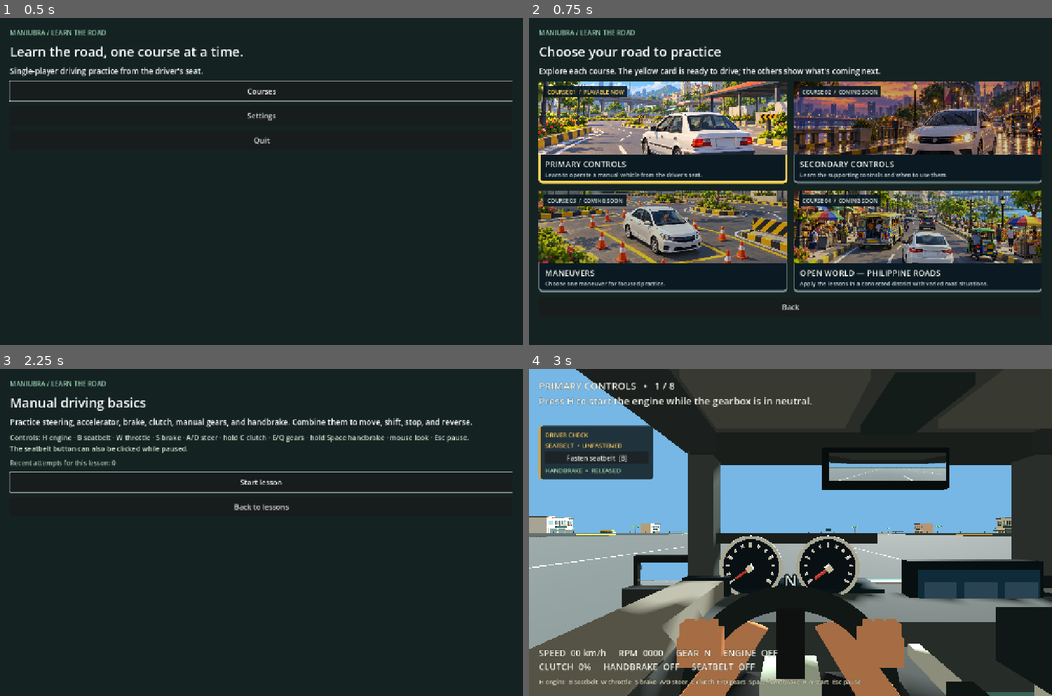
Above: before the commit, frames 1-4 (two rows, left to right).
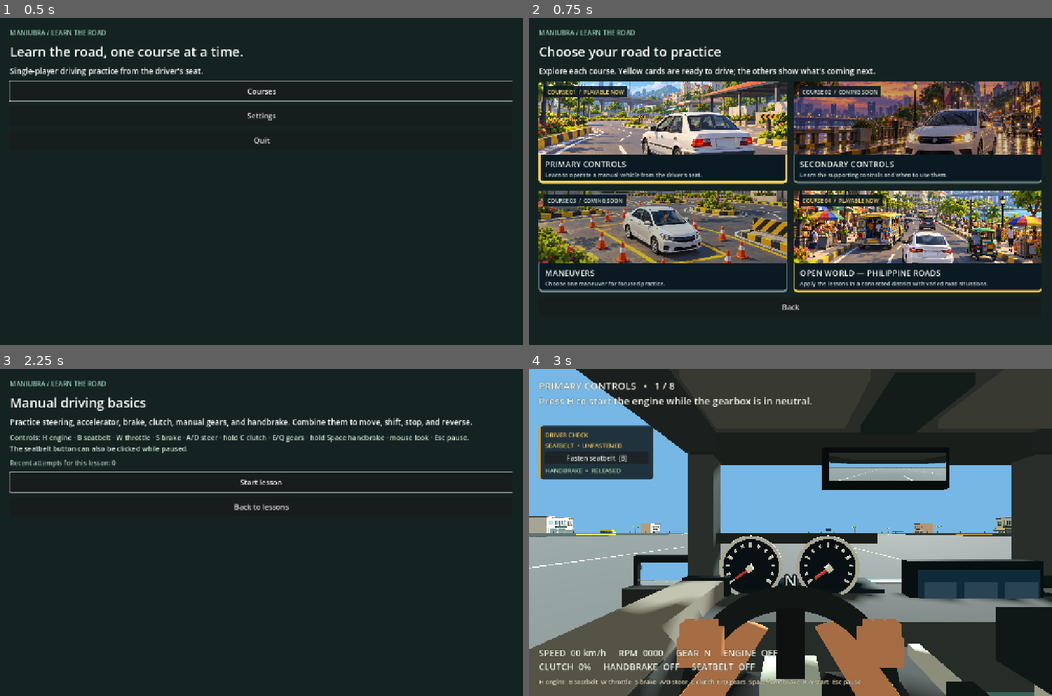
Above: after the commit, the same moments.

Repository: IamDalemark/maniubra-prototype
Game: Godot game, scene res://scenes/app.tscn
The game is run twice, just before and just after one commit, with the same random seed, the same clock (stepped at 60 frames per second) and the same inputs. Sound files missing from this copy of the repository are replaced by a short silence.
Inputs (mouse positions are in pixels of both pictures, inside the frame that each line leads up to):
- Up to frame 1 (0.5 s): no input
- Up to frame 2 (0.75 s): click "Courses" at 0.5 s
- Up to frame 3 (2.25 s): click (135, 483) at 1.27 s; click (135, 480) at 2 s
- Up to frame 4 (3 s): click "Start lesson" at 2.75 s

Frame 1 is identical in both runs. In frame 2, 7.2% of the frame differs, in the area x 17-98%, y 15-84%; in frame 3, less than 0.1%; in frame 4, nothing differs.

Commit message:
Add playable Iloilo district and optional Molo destination

Diff:
--- /dev/null
+++ b/scenes/lessons/open_world.tscn
@@ -0,0 +1,6 @@
+[gd_scene load_steps=2 format=3]
+
+[ext_resource type="Script" path="res://scripts/open_world.gd" id="1_session"]
+
+[node name="OpenWorld" type="Node3D"]
+script = ExtResource("1_session")
--- /dev/null
+++ b/scenes/world/iloilo_district.tscn
@@ -0,0 +1,6 @@
+[gd_scene load_steps=2 format=3]
+
+[ext_resource type="Script" path="res://scripts/world/iloilo_district.gd" id="1_world"]
+
+[node name="IloiloDistrict" type="Node3D"]
+script = ExtResource("1_world")
--- a/scripts/app.gd
+++ b/scripts/app.gd
@@ -30,7 +30,7 @@
 	"merging": "Choose a gap and join traffic smoothly.",
 	"overtaking": "Read markings before you pass.",
 	"lane_positioning": "Hold an appropriate place in the lane.",
-	"philippine_roads": "Anticipate varied Philippine road hazards.",
+	"philippine_roads": "Explore Iloilo-inspired streets at your own pace.",
 }
 
 var _content: VBoxContainer
@@ -137,7 +137,7 @@
 
 
 func _show_courses() -> void:
-	_clear_page("courses", "Choose your road to practice", "Explore each course. The yellow card is ready to drive; the others show what's coming next.")
+	_clear_page("courses", "Choose your road to practice", "Explore each course. Yellow cards are ready to drive; the others show what's coming next.")
 	var grid := _selection_grid(2)
 	var first: Button = null
 	var attempts := AttemptStore.load_attempts()
@@ -299,6 +299,8 @@
 		_add_button("Start lesson — coming soon", func(): pass).disabled = true
 	else:
 		_add_text("Controls: H engine · B seatbelt · W throttle · S brake · A/D steer · hold C clutch · E/Q gears · hold Space handbrake · mouse look · Esc pause.\nThe seatbelt button can also be clicked while paused.", 17, Color("d4e7d6"))
+		if _course_id == "open_world":
+			_add_text("Molo Plaza appears as an optional venue name while you drive. Find it using the streets and signs; stop in its painted bay for a badge. You can explore for as long as you like and end the drive from pause.", 17, Color("f5d47d"))
 		var previous := AttemptStore.load_attempts()
 		var same_count := 0
 		for attempt in previous:
@@ -355,8 +357,11 @@
 
 func _show_result(saved: bool) -> void:
 	_clear_page("result", "Drive complete", _last_result.get("feedback", ""))
-	var steps: int = int(_last_result.get("step_count", 8))
-	_add_text("%d / %d STEPS COMPLETE     •     %.1f SECONDS     •     %d REJECTED SHIFTS     •     %d STALLS" % [steps, steps, _last_result.get("elapsed_seconds", 0.0), _last_result.get("shift_errors", 0), _last_result.get("stall_count", 0)], 18, Color("f5c548"))
+	if _last_result.get("course_id") == "open_world":
+		_add_text("%.1f SECONDS EXPLORED     •     %s     •     %d STALLS" % [_last_result.get("elapsed_seconds", 0.0), "MOLO EXPLORER BADGE" if _last_result.get("destination_reached") else "DESTINATION OPTIONAL", _last_result.get("stall_count", 0)], 18, Color("f5c548"))
+	else:
+		var steps: int = int(_last_result.get("step_count", 8))
+		_add_text("%d / %d STEPS COMPLETE     •     %.1f SECONDS     •     %d REJECTED SHIFTS     •     %d STALLS" % [steps, steps, _last_result.get("elapsed_seconds", 0.0), _last_result.get("shift_errors", 0), _last_result.get("stall_count", 0)], 18, Color("f5c548"))
 	_add_text("What happened", 24, Color("f8f9f2"))
 	for event in _last_result.get("events", []):
 		if not event is Dictionary:
@@ -376,7 +381,8 @@
 			if attempt is Dictionary and attempt.get("lesson_id") == _last_result.get("lesson_id") and attempt.get("scenario_ver …(267 unchanged characters)…
 				comparable.append(attempt)
 		_add_text("Comparable recent attempts: %d" % comparable.size(), 17, Color("a8c3b5"))
-	_add_button("Retry lesson", _launch_lesson.bind("res://scenes/lessons/primary_controls.tscn")).grab_focus()
+	var lesson := Catalog.get_lesson(_course_id, _lesson_id)
+	_add_button("Drive again" if _course_id == "open_world" else "Retry lesson", _launch_lesson.bind(lesson.get("scene_path", ""))).grab_focus()
 	_add_button("Back to courses", _show_courses)
 
 
--- a/scripts/course_catalog.gd
+++ b/scripts/course_catalog.gd
@@ -39,7 +39,7 @@
 		"title": "4. Open World — Philippine Roads",
 		"description": "Apply the lessons in a connected district with varied road situations.",
 		"lessons": [
-			{"id": "philippine_roads", "title": "Open-world practice", "objective": "Anticipate Philippine road hazards, respond appropriately, and review a session of varied encounters."},
+			{"id": "philippine_roads", "title": "Explore Iloilo", "objective": "Drive freely through Iloilo-inspired streets. Molo Plaza is an optional destination; stopping there earns a badge.", "scene_path": "res://scenes/lessons/open_world.tscn"},
 		],
 	},
 ]
--- /dev/null
+++ b/scripts/open_world.gd
@@ -0,0 +1,244 @@
+extends Node3D
+## One continuous drive. The named venue is optional and never ends play.
+
+signal attempt_finished(result: Dictionary)
+signal exit_requested
+
+const DISTRICT = preload("res://scenes/world/iloilo_district.tscn")
+const SEDAN = preload("res://scenes/vehicles/sedan.tscn")
+const VENUE_NAME := "Molo Plaza"
+
+var district
+var sedan
+var _started := false
+var _paused := false
+var _elapsed := 0.0
+var _arrival_hold := 0.0
+var _venue_reached := false
+var _events: Array = []
+var _context: Dictionary = {}
+var _hud: Label
+var _venue: Label
+var _toast: PanelContainer
+var _toast_label: Label
+var _toast_remaining := 0.0
+var _pause_center: CenterContainer
+var _pause_buttons: VBoxContainer
+
+
+func _ready() -> void:
+	district = DISTRICT.instantiate()
+	add_child(district)
+	_spawn_sedan()
+	_build_ui()
+	_update_hud()
+
+
+func start_attempt(context: Dictionary) -> void:
+	_context = context.duplicate(true)
+	_elapsed = 0.0
+	_arrival_hold = 0.0
+	_venue_reached = false
+	_events.clear()
+	_started = true
+	_paused = false
+	_toast.visible = false
+	_toast_remaining = 0.0
+	_venue.text = "OPTIONAL DESTINATION\n" + VENUE_NAME
+	sedan.camera.fov = clampf(float(context.get("camera_fov", 75.0)), 60.0, 95.0)
+	sedan.set_audio_level(float(context.get("audio_level", 0.8)))
+	sedan.driving_enabled = true
+	Input.mouse_mode = Input.MOUSE_MODE_CAPTURED
+	sedan.prepare_mouse_capture()
+	_update_hud()
+
+
+func _physics_process(delta: float) -> void:
+	if not _started or _paused:
+		return
+	_elapsed += delta
+	if not _venue_reached:
+		if district.destination_contains_vehicle(sedan) and sedan.speed_mps() < 0.5 / 3.6:
+			_arrival_hold += delta
+			if _arrival_hold >= 2.0:
+				_award_destination()
+		else:
+			_arrival_hold = 0.0
+	_update_hud()
+
+
+func _process(delta: float) -> void:
+	if not _started or _paused or _toast_remaining <= 0.0:
+		return
+	_toast_remaining = maxf(_toast_remaining - delta, 0.0)
+	if _toast_remaining == 0.0:
+		_toast.visible = false
+
+
+func _input(event: InputEvent) -> void:
+	if not _started:
+		return
+	if event.is_action_pressed("ui_cancel"):
+		_set_paused(not _paused)
+		get_viewport().set_input_as_handled()
+	elif event.is_action_pressed("drive_reset") and not _paused:
+		_restart()
+		get_viewport().set_input_as_handled()
+
+
+func _award_destination() -> void:
+	_venue_reached = true
+	_venue.text = "EXPLORE ILOILO"
+	_events.append({"type": "destination_reached", "venue_id": "molo_plaza", "elapsed_seconds": snappedf(_elapsed, 0.01), "detail": "Reached Molo Plaza and stopped in the marked bay."})
+	_toast_label.text = "DESTINATION REACHED\nMolo Explorer badge earned"
+	_toast_remaining = 4.0
+	_toast.visible = true
+
+
+func _on_engine_state_changed(running: bool, stalled: bool) -> void:
+	if not _started or _paused:
+		return
+	var detail := "Engine stalled." if stalled else ("Engine started." if running else "Engine switched off.")
+	_events.append({"type": "engine_stalled" if stalled else ("engine_started" if running else "engine_stopped"), "elapsed_seconds": snappedf(_elapsed, 0.01), "detail": detail})
+
+
+func _end_drive() -> void:
+	_started = false
+	sedan.driving_enabled = false
+	Input.mouse_mode = Input.MOUSE_MODE_VISIBLE
+	var result := _context.duplicate(true)
+	result["scenario_version"] = 1
+	result["assessment_version"] = 1
+	result["unix_time"] = Time.get_unix_time_from_system()
+	result["completed"] = true
+	result["elapsed_seconds"] = snappedf(_elapsed, 0.1)
+	result["destination_venue"] = VENUE_NAME
+	result["destination_reached"] = _venue_reached
+	result["badge_id"] = "molo_explorer" if _venue_reached else ""
+	result["step_count"] = 0
+	result["shift_errors"] = 0
+	result["stall_count"] = _events.filter(func(event): return event.get("type") == "engine_stalled").size()
+	result["input_profile_id"] = sedan.controls.last_device
+	result["events"] = _events.duplicate(true)
+	result["feedback"] = "Explored Iloilo-inspired streets." + (" Molo Explorer badge earned." if _venue_reached else " Molo Plaza remained an optional destination.")
+	attempt_finished.emit(result)
+
+
+func _exit() -> void:
+	Input.mouse_mode = Input.MOUSE_MODE_VISIBLE
+	exit_requested.emit()
+
+
+func _restart() -> void:
+	Input.mouse_mode = Input.MOUSE_MODE_VISIBLE
+	var old: Node3D = sedan
+	remove_child(old)
+	old.queue_free()
+	_spawn_sedan()
+	_pause_center.visible = false
+	start_attempt(_context)
+
+
+func _spawn_sedan() -> void:
+	sedan = SEDAN.instantiate()
+	sedan.position = district.START
+	add_child(sedan)
+	sedan.engine_state_changed.connect(_on_engine_state_changed)
+
+
+func _set_paused(value: bool) -> void:
+	_paused = value
+	sedan.driving_enabled = not value
+	_pause_center.visible = value
+	Input.mouse_mode = Input.MOUSE_MODE_VISIBLE if value else Input.MOUSE_MODE_CAPTURED
+	if value:
+		_pause_buttons.get_node("Resume").grab_focus()
+	else:
+		sedan.prepare_mouse_capture()
+
+
+func _update_hud() -> void:
+	if sedan == null or _hud == null:
+		return
+	var gear_name := "R" if sedan.gearbox.gear == -1 else ("N" if sedan.gearbox.gear == 0 else str(sedan.gearbox.gear))
+	var engine_status := "RUNNING" if sedan.gearbox.engine_running else ("STALLED" if sedan.gearbox.engine_stalled else "OFF")
+	_hud.text = "SPEED  %02d km/h     RPM  %04d     GEAR  %s     ENGINE  %s\nCLUTCH  %d%%     HANDBRAKE  %s     SEATBELT  %s" % [roundi(sedan.speed_mps() * 3.6), roundi(sedan.gearbox.engine_rpm), gear_name, engine_status, roundi(sedan.controls.clutch * 100), "ON" if sedan.controls.handbrake else "OFF", "ON" if sedan.seatbelt_fastened else "OFF"]
+
+
+func _build_ui() -> void:
+	var layer := CanvasLayer.new()
+	add_child(layer)
+	var margin := MarginContainer.new()
+	margin.set_anchors_and_offsets_preset(Control.PRESET_FULL_RECT)
+	for edge in ["left", "right", "top", "bottom"]:
+		margin.add_theme_constant_override("margin_" + edge, 24)
+	layer.add_child(margin)
+	var layout := VBoxContainer.new()
+	layout.add_theme_constant_override("separation", 8)
+	margin.add_child(layout)
+	_venue = _label(22, Color("f5c548"))
+	layout.add_child(_venue)
+	var spacer := Control.new()
+	spacer.size_flags_vertical = Control.SIZE_EXPAND_FILL
+	layout.add_child(spacer)
+	_hud = _label(21, Color("f7f5e9"))
+	layout.add_child(_hud)
+	var controls_hint := _label(14, Color("f2e5c7"))
+	controls_hint.text = "H engine  B seatbelt  W throttle  S brake  A/D steer  C clutch  E/Q gears  Space handbrake  R restart  Esc pause"
+	layout.add_child(controls_hint)
+	_toast = PanelContainer.new()
+	_toast.anchor_left = 1.0
+	_toast.anchor_right = 1.0
+	_toast.offset_left = -354.0
+	_toast.offset_right = -24.0
+	_toast.offset_top = 24.0
+	_toast.offset_bottom = 115.0
+	_toast.visible = false
+	var toast_style := StyleBoxFlat.new()
+	toast_style.bg_color = Color("142629")
+	toast_style.border_color = Color("f5c548")
+	toast_style.border_width_left = 5
+	_toast.add_theme_stylebox_override("panel", toast_style)
+	layer.add_child(_toast)
+	_toast_label = _label(18, Color("f5dc88"))
+	_toast.add_child(_toast_label)
+	_pause_center = CenterContainer.new()
+	_pause_center.set_anchors_and_offsets_preset(Control.PRESET_FULL_RECT)
+	_pause_center.visible = false
+	_pause_center.mouse_filter = Control.MOUSE_FILTER_IGNORE
+	layer.add_child(_pause_center)
+	var panel := PanelContainer.new()
+	panel.custom_minimum_size = Vector2(330, 190)
+	_pause_center.add_child(panel)
+	_pause_buttons = VBoxContainer.new()
+	_pause_buttons.add_theme_constant_override("separation", 8)
+	panel.add_child(_pause_buttons)
+	var title := _label(25, Color.WHITE)
+	title.text = "Open World paused"
+	_pause_buttons.add_child(title)
+	var resume := Button.new()
+	resume.name = "Resume"
+	resume.text = "Resume"
+	resume.pressed.connect(func(): _set_paused(false))
+	_pause_buttons.add_child(resume)
+	var restart := Button.new()
+	restart.text = "Restart drive"
+	restart.pressed.connect(_restart)
+	_pause_buttons.add_child(restart)
+	var review := Button.new()
+	review.text = "End drive and review"
+	review.pressed.connect(_end_drive)
+	_pause_buttons.add_child(review)
+	var exit_button := Button.new()
+	exit_button.text = "Exit without review"
+	exit_button.pressed.connect(_exit)
+	_pause_buttons.add_child(exit_button)
+
+
+func _label(size: int, color: Color) -> Label:
+	var label := Label.new()
+	label.add_theme_font_size_override("font_size", size)
+	label.add_theme_color_override("font_color", color)
+	label.add_theme_color_override("font_outline_color", Color("182321"))
+	label.add_theme_constant_override("outline_size", 3)
+	return label
--- /dev/null
+++ b/scripts/world/iloilo_district.gd
@@ -0,0 +1,250 @@
+extends Node3D
+## A compressed, connected Iloilo-inspired district for the first Open World pass.
+
+const SHOPFRONT = preload("res://scenes/props/shopfront.tscn")
+const PALM = preload("res://scenes/props/palm.tscn")
+const STALL = preload("res://scenes/props/market_stall.tscn")
+const ROAD_X := [-200.0, 0.0, 200.0]
+const ROAD_Z := [-250.0, 0.0, 250.0]
+const ROAD_WIDTH := 8.5
+const START := Vector3(-201.8, 0.05, -225.0)
+const DESTINATION := Vector3(211.0, 0.05, 221.0)
+const DESTINATION_SIZE := Vector2(10.0, 13.0)
+
+
+func _ready() -> void:
+	_environment()
+	_box(Vector3(530, 0.22, 640), Vector3(0, -0.16, 0), Color("728969"), true, "Ground")
+	_build_roads()
+	_build_plaza()
+	_build_calle_real()
+	_build_riverside()
+	_build_neighborhood()
+	_build_destination()
+	_build_bounds()
+
+
+func destination_contains_vehicle(vehicle: Node3D) -> bool:
+	# The sedan's exterior footprint is about 1.8 by 3.95 metres.
+	for local in [Vector3(-0.9, 0, -1.98), Vector3(0.9, 0, -1.98), Vector3(-0.9, 0, 1.98), Vector3(0.9, 0, 1.98)]:
+		var point := vehicle.to_global(local)
+		if absf(point.x - DESTINATION.x) > DESTINATION_SIZE.x * 0.5 or absf(point.z - DESTINATION.z) > DESTINATION_SIZE.y * 0.5:
+			return false
+	return true
+
+
+func _environment() -> void:
+	var world := WorldEnvironment.new()
+	var env := Environment.new()
+	env.background_mode = Environment.BG_COLOR
+	env.background_color = Color("80bde8")
+	env.ambient_light_source = Environment.AMBIENT_SOURCE_COLOR
+	env.ambient_light_color = Color("f4e8cc")
+	env.ambient_light_energy = 0.72
+	world.environment = env
+	add_child(world)
+	var sun := DirectionalLight3D.new()
+	sun.rotation_degrees = Vector3(-40, -31, 0)
+	sun.light_energy = 1.48
+	sun.shadow_enabled = true
+	add_child(sun)
+
+
+func _build_roads() -> void:
+	for road_x in ROAD_X:
+		_box(Vector3(ROAD_WIDTH, 0.09, 510), Vector3(road_x, -0.04, 0), Color("465057"), false)
+		for edge in [-1.0, 1.0]:
+			_box(Vector3(0.09, 0.015, 495), Vector3(road_x + edge * 4.04, 0.017, 0), Color("e7e8df"), false)
+		for z in range(-238, 239, 12):
+			if abs(z) < 13 or abs(z - 250) < 13 or abs(z + 250) < 13:
+				continue
+			_box(Vector3(0.12, 0.016, 4.4), Vector3(road_x, 0.018, z), Color("dfb849"), false)
+	for road_z in ROAD_Z:
+		_box(Vector3(410, 0.09, ROAD_WIDTH), Vector3(0, -0.035, road_z), Color("465057"), false)
+		for edge in [-1.0, 1.0]:
+			_box(Vector3(395, 0.015, 0.09), Vector3(0, 0.021, road_z + edge * 4.04), Color("e7e8df"), false)
+		for x in range(-188, 189, 12):
+			if abs(x) < 13 or abs(x - 200) < 13 or abs(x + 200) < 13:
+				continue
+			_box(Vector3(4.4, 0.016, 0.12), Vector3(x, 0.024, road_z), Color("dfb849"), false)
+	# Broad sidewalks mark the road edges but do not block the destination bay.
+	for x in ROAD_X:
+		for side in [-1.0, 1.0]:
+			if x == 200.0 and side > 0.0:
+				continue
+			_box(Vector3(2.0, 0.10, 474), Vector3(x + side * 5.45, -0.015, 0), Color("b7ad96"), false)
+	for z in ROAD_Z:
+		for side in [-1.0, 1.0]:
+			_box(Vector3(374, 0.10, 2.0), Vector3(0, -0.015, z + side * 5.45), Color("b7ad96"), false)
+	for x in ROAD_X:
+		for z in ROAD_Z:
+			for side in [-1.0, 1.0]:
+				for stripe in 5:
+					_box(Vector3(0.48, 0.014, 0.58), Vector3(x + side * (6.2 + stripe * 0.86), 0.03, z - 7.6), Color("f4f0df"), false)
+	_build_roundabout()
+
+
+func _build_roundabout() -> void:
+	# The centre crossroad opens onto a ring around a collidable planted island.
+	var tool := SurfaceTool.new()
+	tool.begin(Mesh.PRIMITIVE_TRIANGLES)
+	for index in 48:
+		var a := float(index) * TAU / 48.0
+		var b := float(index + 1) * TAU / 48.0
+		for point in [Vector3(cos(a) * 5.8, 0.032, sin(a) * 5.8), Vector3(cos(a) * 10.0, 0.032, sin(a) * 10.0), Vector3(cos(b) * 5.8, 0.032, sin(b) * 5.8), Vector3(cos(a) * 10.0, 0.032, sin(a) * 10.0), Vector3(cos(b) * 10.0, 0.032, sin(b) * 10.0), Vector3(cos(b) * 5.8, 0.032, sin(b) * 5.8)]:
+			tool.add_vertex(point)
+	tool.generate_normals()
+	var ring := MeshInstance3D.new()
+	ring.mesh = tool.commit()
+	var mat := _material(Color("465057"))
+	mat.cull_mode = BaseMaterial3D.CULL_DISABLED
+	ring.material_override = mat
+	add_child(ring)
+	var island := CylinderMesh.new()
+	island.top_radius = 5.8
+	island.bottom_radius = 5.8
+	island.height = 0.25
+	island.radial_segments = 48
+	var island_visual := MeshInstance3D.new()
+	island_visual.mesh = island
+	island_visual.position.y = 0.12
+	island_visual.material_override = _material(Color("67905a"))
+	add_child(island_visual)
+	var body := StaticBody3D.new()
+	body.name = "RoundaboutIsland"
+	body.position.y = 0.12
+	var collision := CollisionShape3D.new()
+	var shape := CylinderShape3D.new()
+	shape.radius = 5.7
+	shape.height = 0.25
+	collision.shape = shape
+	body.add_child(collision)
+	add_child(body)
+	var palm := PALM.instantiate()
+	palm.position.y = 0.25
+	add_child(palm)
+
+
+func _build_plaza() -> void:
+	# A paired church/plaza silhouette anchors the destination neighborhood.
+	_box(Vector3(29, 0.12, 37), Vector3(231, -0.01, 198), Color("c0ad8b"), false)
+	_box(Vector3(16, 10, 20), Vector3(239, 5, 194), Color("e4d5b1"), true, "MoloChurch")
+	_box(Vector3(17, 1.0, 22), Vector3(239, 10.4, 194), Color("85735f"), false)
+	for x in [232.5, 245.5]:
+		_box(Vector3(4.8, 19, 4.8), Vector3(x, 9.5, 204), Color("d6c29a"), false)
+		_box(Vector3(5.6, 1.0, 5.6), Vector3(x, 19.4, 204), Color("816b5b"), false)
+		_box(Vector3(3.0, 2.7, 3.0), Vector3(x, 21.2, 204), Color("b7a783"), false)
+	for x in [234.0, 239.0, 244.0]:
+		_box(Vector3(2.0, 4.1, 0.13), Vector3(x, 3.4, 204.1), Color("415763"), false)
+	_sign("MOLO CHURCH", Vector3(225, 2.5, 213.0), PI)
+	_box(Vector3(24, 0.12, 29), Vector3(232, -0.015, 232), Color("92a772"), false)
+	for x in [222.0, 242.0]:
+		for z in [221.0, 243.0]:
+			var tree := PALM.instantiate()
+			tree.position = Vector3(x, 0.05, z)
+			add_child(tree)
+	_sign("MOLO PLAZA", Vector3(221, 2.7, 223.5), PI)
+
+
+func _build_calle_real() -> void:
+	for index in 10:
+		var shop := SHOPFRONT.instantiate()
+		shop.palette_index = index % 4
+		shop.position = Vector3(-170.0 + float(index) * 16.5, 0, 267)
+		shop.rotation.y = PI
+		add_child(shop)
+	_sign("CALLE REAL", Vector3(-70, 4.7, 259.0), PI)
+	for x in [-156.0, -92.0, -28.0]:
+		var lamp := PALM.instantiate()
+		lamp.position = Vector3(x, 0.05, 258)
+		add_child(lamp)
+
+
+func _build_riverside() -> void:
+	# Water runs beneath three bridge crossings; the road remains continuous.
+	_box(Vector3(500, 0.022, 21), Vector3(0, -0.026, 112), Color("4f9bb4"), false)
+	for x in ROAD_X:
+		_box(Vector3(ROAD_WIDTH, 0.08, 30), Vector3(x, 0.005, 112), Color("59636a"), false)
+		for side in [-1.0, 1.0]:
+			_box(Vector3(0.13, 0.75, 30), Vector3(x + side * 4.23, 0.47, 112), Color("bcc9c6"), false)
+	_box(Vector3(480, 0.07, 4), Vector3(0, 0.02, 129), Color("bcaf96"), false)
+	for x in [-145.0, -88.0, -32.0, 50.0, 112.0, 170.0]:
+		var palm := PALM.instantiate()
+		palm.position = Vector3(x, 0.08, 133)
+		add_child(palm)
+	_sign("ILOILO RIVER ESPLANADE", Vector3(72, 3.1, 138), PI)
+
+
+func _build_neighborhood() -> void:
+	for index in 9:
+		var shop := SHOPFRONT.instantiate()
+		shop.palette_index = (index + 2) % 4
+		shop.position = Vector3(-145.0 + float(index) * 32.0, 0, -268)
+		add_child(shop)
+	for index in 6:
+		var shop := SHOPFRONT.instantiate()
+		shop.palette_index = index % 4
+		shop.position = Vector3(216, 0, -212.0 + float(index) * 42.0)
+		shop.rotation.y = -PI / 2.0
+		add_child(shop)
+	for at in [Vector3(-193.2, 0, -103), Vector3(194.1, 0, -74), Vector3(194.0, 0, -52)]:
+		var vendor := STALL.instantiate()
+		vendor.position = at
+		add_child(vendor)
+		_box(Vector3(2.35, 1.4, 1.5), at + Vector3(0, 0.8, 0), Color(0, 0, 0, 0), true, "VendorObstacle")
+
+
+func _build_destination() -> void:
+	_box(Vector3(DESTINATION_SIZE.x + 1.0, 0.07, DESTINATION_SIZE.y + 1.0), DESTINATION + Vector3(0, -0.035, 0), Color("525b5d"), false)
+	var paint := Color("f4d65e")
+	for edge in [-1.0, 1.0]:
+		_box(Vector3(0.18, 0.022, DESTINATION_SIZE.y), DESTINATION + Vector3(edge * DESTINATION_SIZE.x * 0.5, 0.031, 0), paint, false)
+		_box(Vector3(DESTINATION_SIZE.x, 0.022, 0.18), DESTINATION + Vector3(0, 0.031, edge * DESTINATION_SIZE.y * 0.5), paint, false)
+	_sign("MOLO PLAZA STOP", Vector3(220, 2.6, 219), -PI / 2.0)
+
+
+func _build_bounds() -> void:
+	for x in [-264.0, 264.0]:
+		_box(Vector3(0.6, 1.4, 640), Vector3(x, 0.7, 0), Color("54745e"), true, "Boundary")
+	for z in [-318.0, 318.0]:
+		_box(Vector3(530, 1.4, 0.6), Vector3(0, 0.7, z), Color("54745e"), true, "Boundary")
+
+
+func _sign(words: String, at: Vector3, yaw: float) -> void:
+	_box(Vector3(0.10, 2.4, 0.10), at + Vector3(0, -1.0, 0), Color("465257"), false)
+	var label := Label3D.new()
+	label.text = words
+	label.font_size = 52
+	label.pixel_size = 0.0024
+	label.modulate = Color("f8e7ad")
+	label.position = at
+	label.rotation.y = yaw
+	add_child(label)
+
+
+func _box(size: Vector3, at: Vector3, color: Color, collider: bool, box_name: String = "") -> void:
+	if color.a > 0.0:
+		var visual := MeshInstance3D.new()
+		var mesh := BoxMesh.new()
+		mesh.size = size
+		visual.mesh = mesh
+		visual.material_override = _material(color)
+		visual.position = at
+		add_child(visual)
+	if collider:
+		var body := StaticBody3D.new()
+		body.name = box_name
+		body.position = at
+		var collision := CollisionShape3D.new()
+		var shape := BoxShape3D.new()
+		shape.size = size
+		collision.shape = shape
+		body.add_child(collision)
+		add_child(body)
+
+
+func _material(color: Color) -> StandardMaterial3D:
+	var material := StandardMaterial3D.new()
+	material.albedo_color = color
+	material.roughness = 0.91
+	return material
--- /dev/null
+++ b/tests/open_world_flow.gd
@@ -0,0 +1,55 @@
+extends SceneTree
+## Exercise course launch, optional arrival, badge, review, and free exploration.
+
+
+func _initialize() -> void:
+	if OS.get_environment("MANIUBRA_DATA_DIR").is_empty():
+		push_error("Set MANIUBRA_DATA_DIR to a disposable test directory.")
+		quit(1)
+		return
+	call_deferred("run")
+
+
+func run() -> void:
+	var app = load("res://scenes/app.tscn").instantiate()
+	root.add_child(app)
+	app._show_lessons("open_world")
+	app._show_briefing("philippine_roads")
+	app._launch_lesson("res://scenes/lessons/open_world.tscn")
+	await physics_frame
+	var drive = app._session
+	assert(drive._started and drive.sedan.camera.current)
+	assert(drive._venue.text.contains("Molo Plaza"))
+	assert(drive.district.get_node("RoundaboutIsland") != null)
+	assert(drive.district.START.distance_to(drive.district.DESTINATION) > 550.0)
+	# Ending the drive without visiting the venue is a valid exploratory result.
+	drive._end_drive()
+	assert(app._page == "result")
+	assert(not app._last_result["destination_reached"])
+	assert(app._last_result["badge_id"] == "")
+	app._launch_lesson("res://scenes/lessons/open_world.tscn")
+	await physics_frame
+	drive = app._session
+	var car = drive.sedan
+	car.freeze = true
+	car.global_position = drive.district.DESTINATION + Vector3(5.0, 0, 0)
+	await physics_frame
+	assert(not drive.district.destination_contains_vehicle(car))
+	car.global_position = drive.district.DESTINATION
+	await physics_frame
+	assert(drive.district.destination_contains_vehicle(car))
+	drive._physics_process(2.1)
+	assert(drive._venue_reached and drive._toast.visible and drive._started)
+	assert(drive._events.size() == 1)
+	drive._physics_process(3.0)
+	assert(drive._events.size() == 1 and drive._started)
+	drive._end_drive()
+	assert(app._page == "result")
+	assert(app._last_result["destination_reached"])
+	assert(app._last_result["badge_id"] == "molo_explorer")
+	assert(load("res://scripts/attempt_store.gd").load_attempts().size() >= 2)
+	print("PASS: Open World launch, optional venue, one badge, continued drive and saved review")
+	app.queue_free()
+	await process_frame
+	await create_timer(0.1).timeout
+	quit()
Binary file added: docs/screenshots/open_world_start.png
Not shown, added: scripts/open_world.gd.uid
Not shown, added: scripts/world/iloilo_district.gd.uid
Not shown, changed: assets/ASSET_REGISTER.md
Not shown, changed: docs/OPEN_WORLD_PLAN.md
